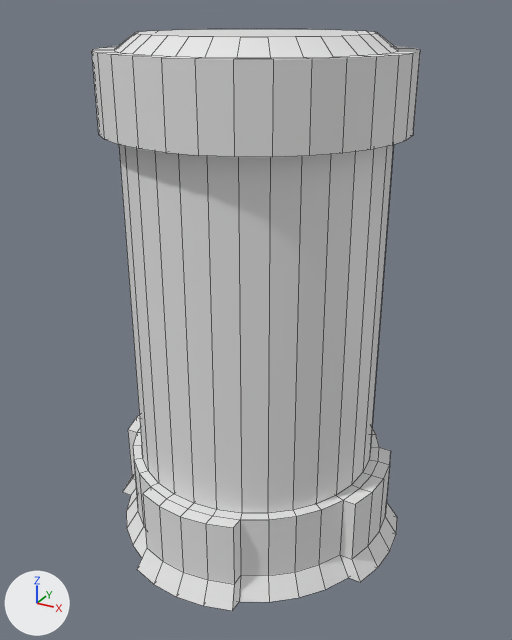
The Blender file Assignment2/Assets/Models/energyCapsule.blend as it was, and as the next commit left it.
The view is the same before and after, from a 50 mm lens placed at (2.38, -4.34, 3.89), pointed at (0.03, -0.05, 1.75). Lighting does not change. The marker at lower left points along +X, +Y and +Z. Mesh edges are drawn as thin lines.

Names of what the first picture shows: 'base', 'glass'.
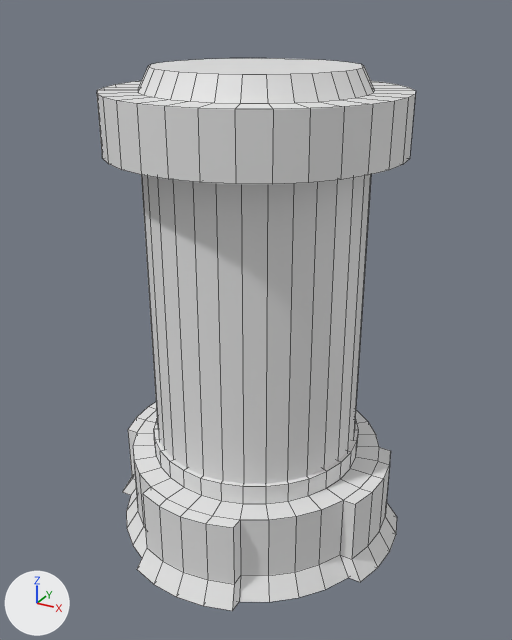
Where the newer file only moved an object's origin or applied its transform, the numbers keep the older frame.

Boxes (x1, y1, x2, y2) around the edits, measured in the pictures (512 x 640 px; the box of a moved part takes in the faces that stretch with it):
'glass', mesh rescaled (16% narrower, 16% shorter)
    before: (119, 145, 394, 513)
    after: (141, 175, 371, 484)
'base', reshaped
    before: (92, 29, 420, 611)
    after: (97, 58, 415, 611)
part 2 of me_cylinder_002, rebuilt
    before: (92, 29, 420, 157)
    after: (97, 58, 415, 184)
part 3 of me_cylinder_002, moved or reshaped
    before: (133, 428, 379, 520)
    after: (133, 410, 379, 520)

What the commit changed:
me_cylinder_000 has 64 vertices, 32 faces and spans x -0.81..0.81, y -0.81..0.81, z -1.2..1.3.
me_cylinder_000 is used by ob_glass; location (0.0, 0.0, 1.85); scale (1.15, 1.15, 1.0).
me_cylinder_000 part 1: the whole mesh is scaled about its middle by (0.854, 0.854, 0.9).
me_cylinder_002 is used by ob_base; location (0.0, 0.0, 0.0).
me_cylinder_002 had 592 vertices, 532 faces and spanned x -1.2..1.2, y -1.2..1.2, z 0.0..3.75.
me_cylinder_002 now has 656 vertices, 595 faces and spans x -1.2..1.2, y -1.2..1.2, z 0.0..3.55.
me_cylinder_002 part 2: the loose piece of 288 vertices spanning x -1.05..1.05, y -1.05..1.05, z 2.85..3.75 is rebuilt with 288 vertices and now spans x -1.04..1.04, y -1.04..1.04, z 2.6..3.55.
me_cylinder_002 part 3: 160 vertices removed from x -0.85..0.85, y -0.85..0.85, z 0.65..0.95; 224 vertices added at x -0.82..0.82, y -0.82..0.82, z 0.65..1.2.
